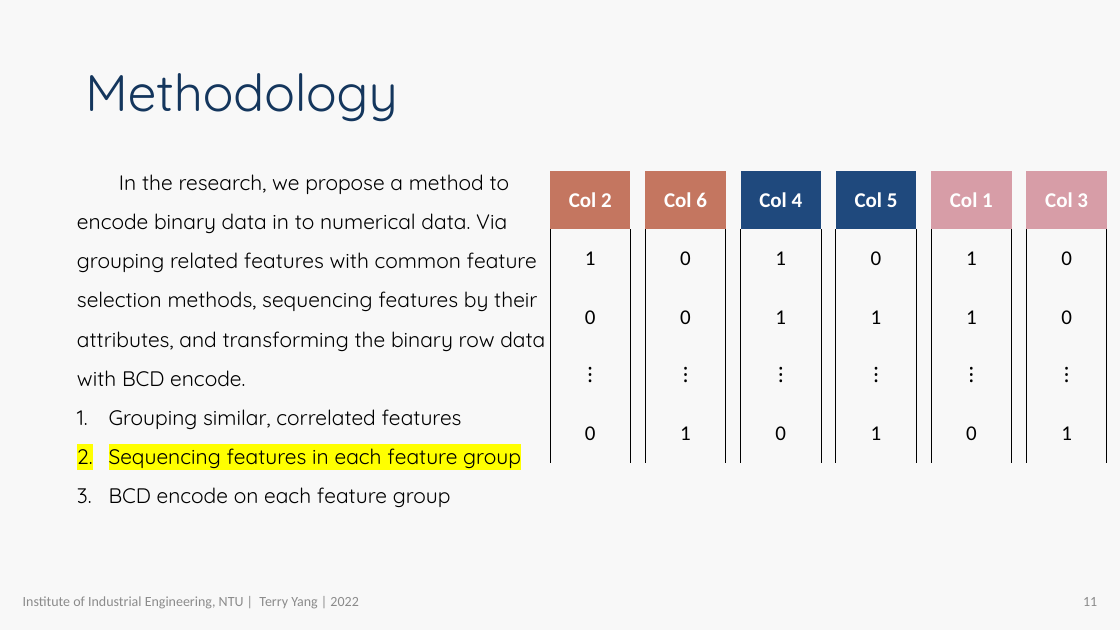
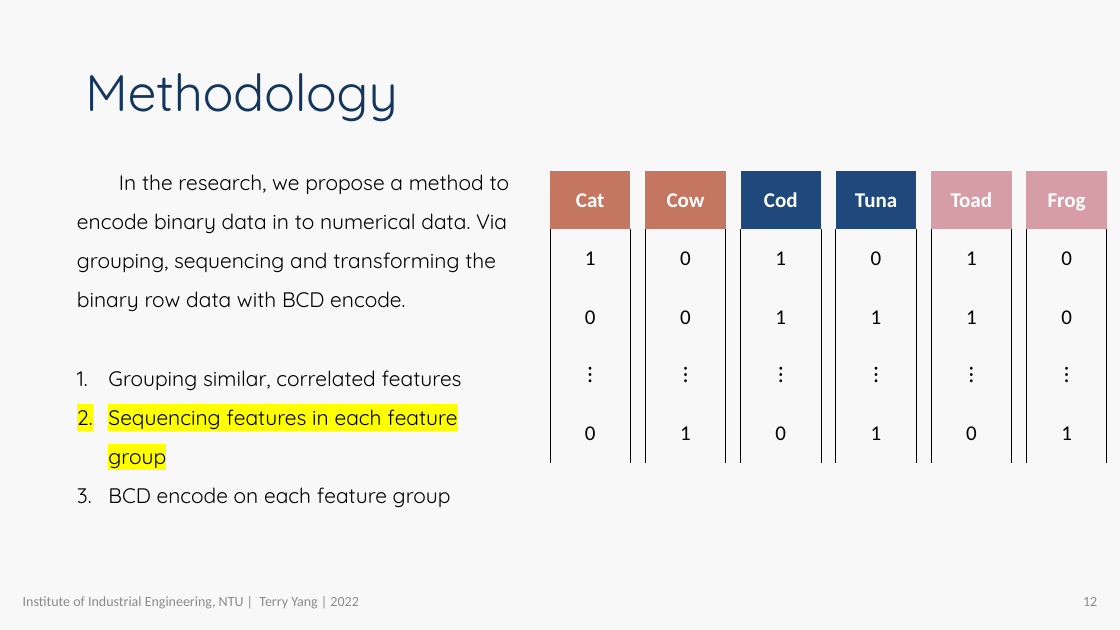
Before and after one commit to R64825/NTUIIE-Research, a slide deck: slide 12 of ppt/APIEMS TerryYang.pptx (slide 11 before the commit). Drawn at 1120x630 pixels with LibreOffice and Linux fonts; fonts in the diff are those of the drawing; background and template pictures are left out. Boxes give left, top, right and bottom in pixels: in the first picture for what was removed or moved away, otherwise in the second. Text is boxed around its words. In the diff, an @@ line names an element or a change of style, - is before the commit and + after.

```diff
--- a/ppt/APIEMS TerryYang.pptx
+++ b/ppt/APIEMS TerryYang.pptx
@@ text at (77,174,510,311): text changed @@
-In the research, we propose a method to encode binary data in to numerical data. Via grouping related features with common feature selection methods, sequencing features by their attributes, and transforming the binary row data with BCD encode.
+In the research, we propose a method to encode binary data in to numerical data. Via grouping, sequencing and transforming the binary row data with BCD encode.
@@ table at (550,171,631,463) @@
-row 1, column 1: Col 2
+row 1, column 1: Cat
@@ table at (645,171,726,463) @@
-row 1, column 1: Col 6
+row 1, column 1: Cow
@@ table at (741,171,822,463) @@
-row 1, column 1: Col 4
+row 1, column 1: Cod
@@ table at (836,171,917,463) @@
-row 1, column 1: Col 5
+row 1, column 1: Tuna
@@ table at (931,171,1012,463) @@
-row 1, column 1: Col 1
+row 1, column 1: Toad
@@ table at (1027,171,1107,463) @@
-row 1, column 1: Col 3
+row 1, column 1: Frog
@@ page number at (1083,597,1097,606): text changed @@
-11
+12
```
Also in this commit, not shown: 17 other slides changed, 2 slides added, 1 slide removed, 2 other files.
